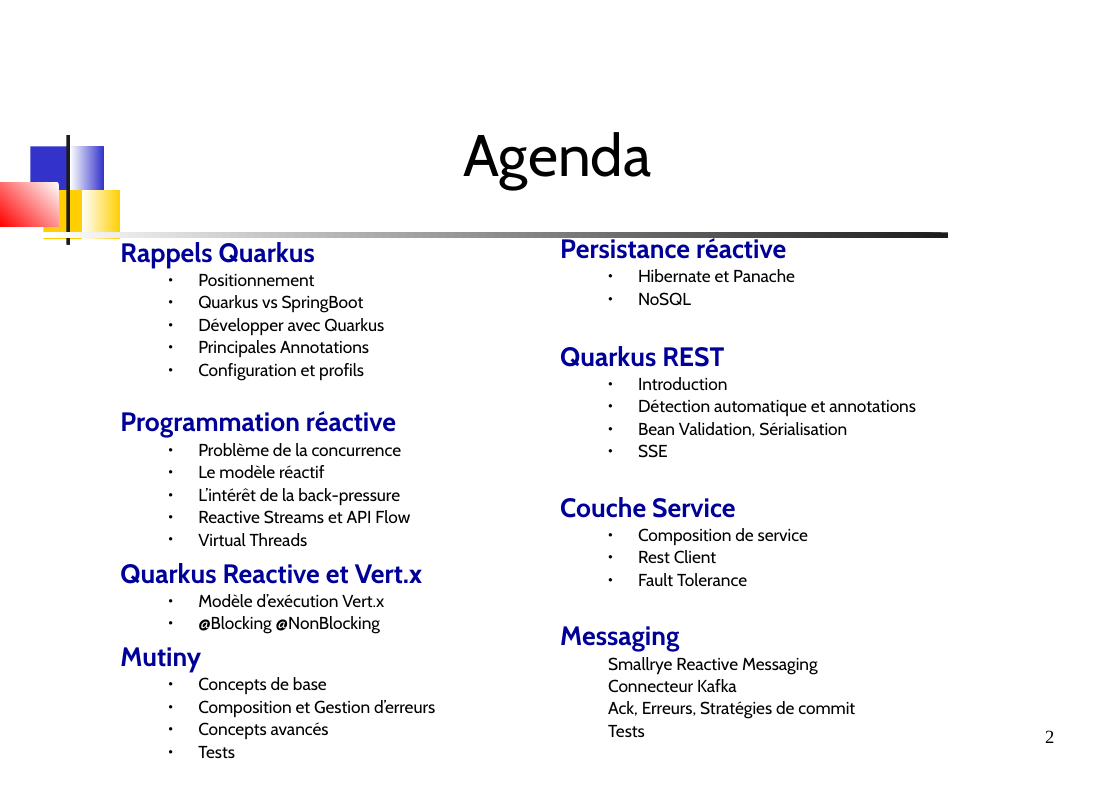
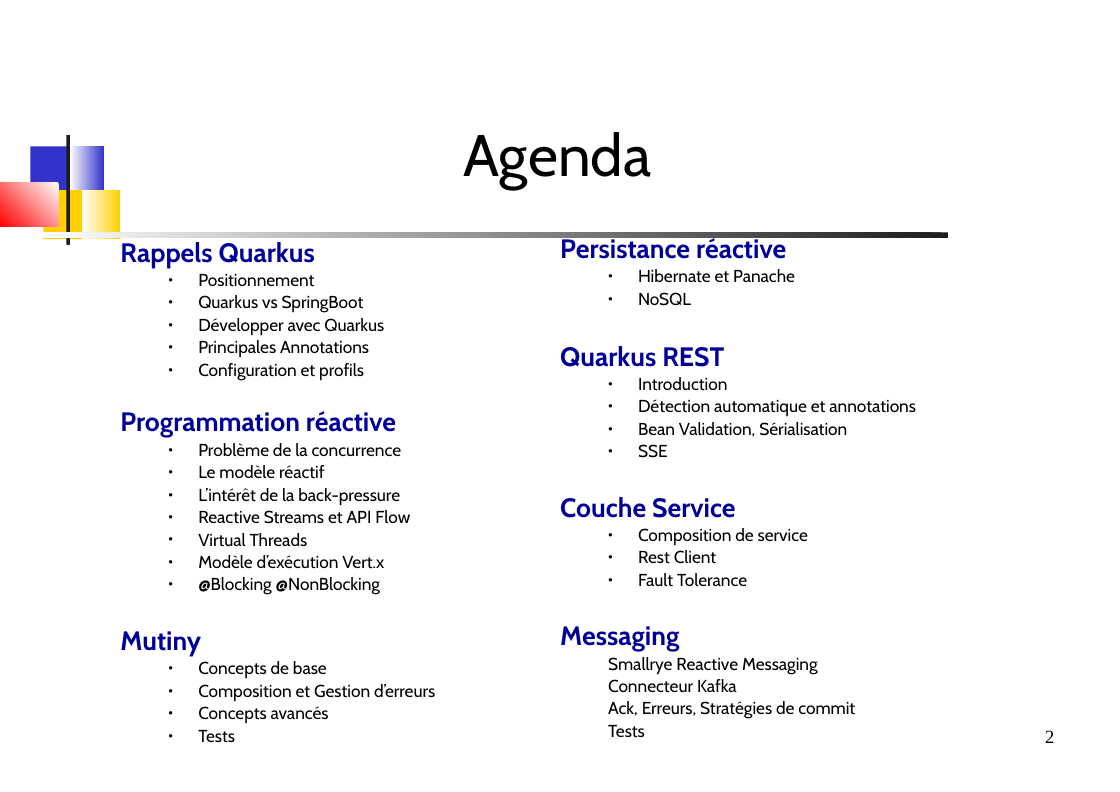
Before and after one commit to dthibau/quarkus-reactive, a slide deck: slide 2 of QuarkusReatcive.odp. Drawn at 1120x792 pixels with LibreOffice and Linux fonts; fonts in the diff are those of the drawing. Boxes give left, top, right and bottom in pixels: in the first picture for what was removed or moved away, otherwise in the second. Text is boxed around its words. In the diff, an @@ line names an element or a change of style, - is before the commit and + after.

```diff
--- a/QuarkusReatcive.odp
+++ b/QuarkusReatcive.odp
@@ text at <box>120,563,422,584</box>: paragraph removed @@
-Quarkus Reactive et Vert.x
```
Also in this commit, not shown: 27 other slides changed, 2 slides added, 7 other files.
